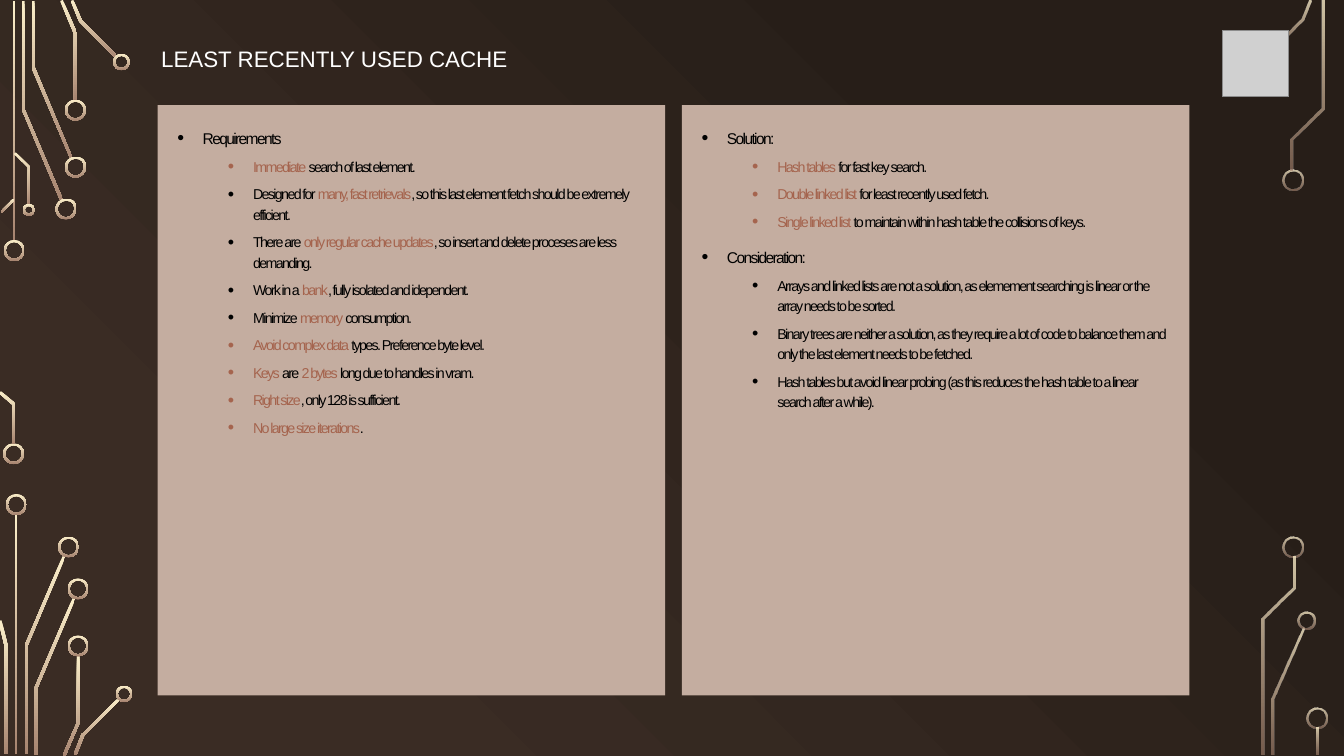
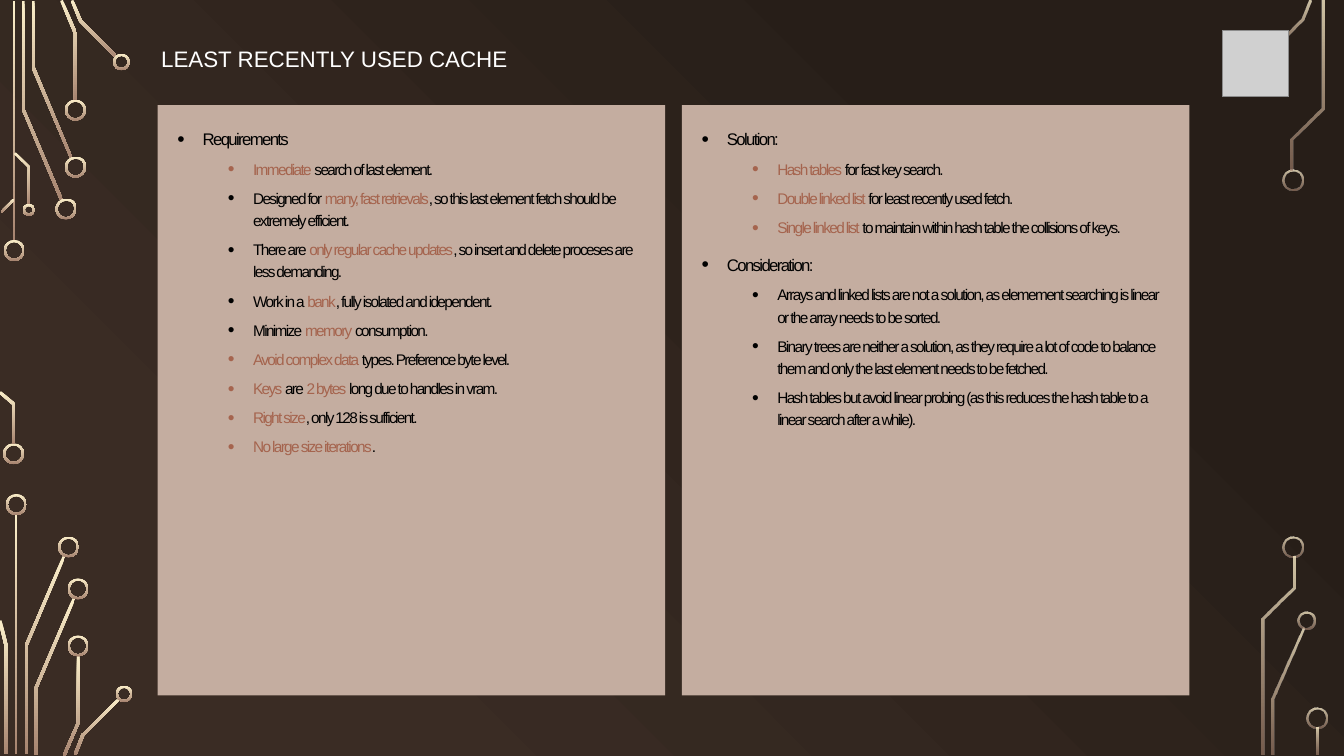
Before and after one commit to FlightControl-User/x16-code, a slide deck: slide 2 of x16-docs/CX16_Equinoxe.pptx. Drawn at 1344x756 pixels with LibreOffice and Linux fonts; fonts in the diff are those of the drawing; grey boxes stand for pictures. Boxes give left, top, right and bottom in pixels: in the first picture for what was removed or moved away, otherwise in the second. Text is boxed around its words. In the diff, an @@ line names an element or a change of style, - is before the commit and + after.

```diff
--- a/x16-docs/CX16_Equinoxe.pptx
+++ b/x16-docs/CX16_Equinoxe.pptx
@@ text "Requirements" at box(157, 105, 664, 696): size 11.1 to 12 pt in "Requirements"; size 10.2 to 11 pt @@
@@ text "Solution:" at box(683, 105, 1190, 696): size 11.1 to 12 pt in "Solution:", "Consideration:"; size 10.2 to 11 pt @@
```
Also in this commit, not shown: 2 other slides changed, 21 other files.
